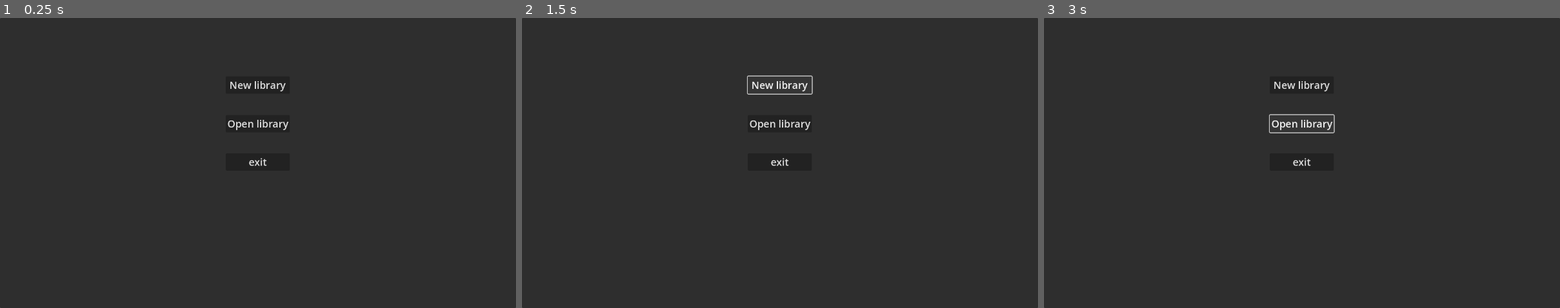
Above: before the commit, frames 1-3 (left to right).
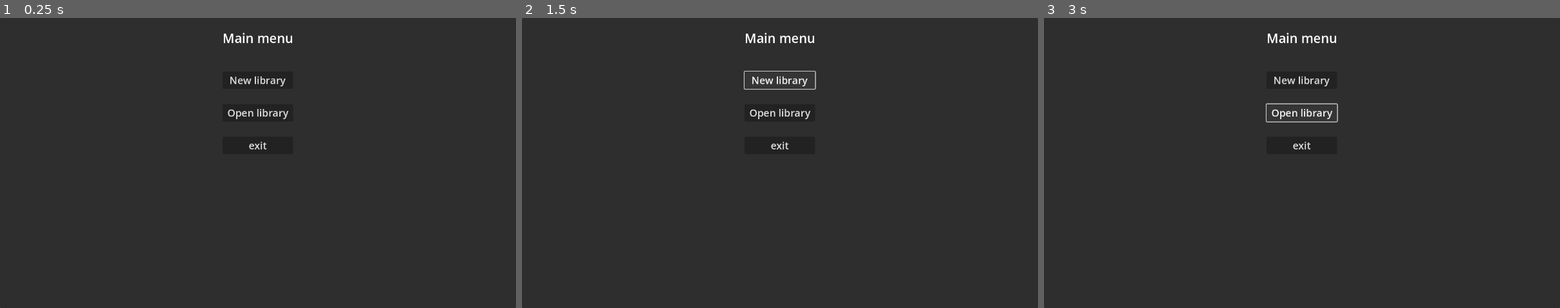
Above: after the commit, the same moments.

Repository: ZisElite/cmtl
Game: Godot game, scene res://Scenes/main menu.tscn
The game is run twice, just before and just after one commit, with the same random seed, the same clock (stepped at 60 frames per second) and the same inputs. Before the commit the project starts from res://Nodes/main.tscn.
Inputs:
- Up to frame 1 (0.25 s): no input
- Up to frame 2 (1.5 s): click "Open library" at 0.5 s; click "New library" at 1.25 s
- Up to frame 3 (3 s): click "New library" at 2 s; click "Open library" at 2.75 s

The runs differ from the first frame. In frame 1, 0.8% of the frame differs, in the area x 43-57%, y 5-52%; in frame 2, 1.0%; in frame 3, 1.0%.

Commit message:
design document and more ui

Diff:
--- a/godot/Nodes/main.tscn
+++ /dev/null
@@ -1,124 +0,0 @@
-[gd_scene load_steps=5 format=3 uid="uid://b2la86bb5gu37"]
-
-[ext_resource type="Script" path="res://Scripts/Control.gd" id="1_bwlr8"]
-[ext_resource type="Theme" uid="uid://b8hv5kksxk64c" path="res://menu theme.tres" id="2_eyusp"]
-[ext_resource type="Script" path="res://Scripts/new.gd" id="3_4g715"]
-[ext_resource type="Script" path="res://Scripts/exit.gd" id="3_s8q0k"]
-
-[node name="main menu" type="Control"]
-layout_mode = 3
-anchors_preset = 15
-anchor_right = 1.0
-anchor_bottom = 1.0
-grow_horizontal = 2
-grow_vertical = 2
-script = ExtResource("1_bwlr8")
-
-[node name="background" type="Panel" parent="."]
-layout_mode = 1
-anchors_preset = 15
-anchor_right = 1.0
-anchor_bottom = 1.0
-grow_horizontal = 2
-grow_vertical = 2
-
-[node name="HBoxContainer" type="HBoxContainer" parent="."]
-layout_mode = 2
-anchor_right = 1.0
-anchor_bottom = 1.0
-
-[node name="VSeparator2" type="VSeparator" parent="HBoxContainer"]
-self_modulate = Color(1, 1, 1, 0)
-layout_mode = 2
-size_flags_horizontal = 3
-
-[node name="VBoxContainer" type="VBoxContainer" parent="HBoxContainer"]
-layout_mode = 2
-size_flags_horizontal = 3
-size_flags_stretch_ratio = 0.0
-alignment = 1
-
-[node name="HSeparator6" type="HSeparator" parent="HBoxContainer/VBoxContainer"]
-self_modulate = Color(1, 1, 1, 0)
-layout_mode = 2
-size_flags_vertical = 3
-
-[node name="HSeparator7" type="HSeparator" parent="HBoxContainer/VBoxContainer"]
-self_modulate = Color(1, 1, 1, 0)
-layout_mode = 2
-size_flags_vertical = 3
-
-[node name="HSeparator8" type="HSeparator" parent="HBoxContainer/VBoxContainer"]
-self_modulate = Color(1, 1, 1, 0)
-layout_mode = 2
-size_flags_vertical = 3
-
-[node name="new" type="Button" parent="HBoxContainer/VBoxContainer"]
-custom_minimum_size = Vector2(100, 35)
-layout_mode = 2
-theme = ExtResource("2_eyusp")
-text = "New library"
-script = ExtResource("3_4g715")
-
-[node name="HSeparator2" type="HSeparator" parent="HBoxContainer/VBoxContainer"]
-self_modulate = Color(1, 1, 1, 0)
-layout_mode = 2
-size_flags_vertical = 3
-
-[node name="open" type="Button" parent="HBoxContainer/VBoxContainer"]
-custom_minimum_size = Vector2(100, 35)
-layout_mode = 2
-theme = ExtResource("2_eyusp")
-text = "Open library"
-
-[node name="HSeparator" type="HSeparator" parent="HBoxContainer/VBoxContainer"]
-self_modulate = Color(1, 1, 1, 0)
-layout_mode = 2
-size_flags_vertical = 3
-
-[node name="exit" type="Button" parent="HBoxContainer/VBoxContainer"]
-custom_minimum_size = Vector2(100, 35)
-layout_mode = 2
-theme = ExtResource("2_eyusp")
-text = "exit"
-script = ExtResource("3_s8q0k")
-
-[node name="HSeparator3" type="HSeparator" parent="HBoxContainer/VBoxContainer"]
-self_modulate = Color(1, 1, 1, 0)
-layout_mode = 2
-size_flags_vertical = 3
-
-[node name="HSeparator9" type="HSeparator" parent="HBoxContainer/VBoxContainer"]
-self_modulate = Color(1, 1, 1, 0)
-layout_mode = 2
-size_flags_vertical = 3
-
-[node name="HSeparator10" type="HSeparator" parent="HBoxContainer/VBoxContainer"]
-self_modulate = Color(1, 1, 1, 0)
-layout_mode = 2
-size_flags_vertical = 3
-
-[node name="HSeparator11" type="HSeparator" parent="HBoxContainer/VBoxContainer"]
-self_modulate = Color(1, 1, 1, 0)
-layout_mode = 2
-size_flags_vertical = 3
-
-[node name="HSeparator12" type="HSeparator" parent="HBoxContainer/VBoxContainer"]
-self_modulate = Color(1, 1, 1, 0)
-layout_mode = 2
-size_flags_vertical = 3
-
-[node name="HSeparator4" type="HSeparator" parent="HBoxContainer/VBoxContainer"]
-self_modulate = Color(1, 1, 1, 0)
-layout_mode = 2
-size_flags_vertical = 3
-
-[node name="HSeparator5" type="HSeparator" parent="HBoxContainer/VBoxContainer"]
-self_modulate = Color(1, 1, 1, 0)
-layout_mode = 2
-size_flags_vertical = 3
-
-[node name="VSeparator" type="VSeparator" parent="HBoxContainer"]
-self_modulate = Color(1, 1, 1, 0)
-layout_mode = 2
-size_flags_horizontal = 3
--- /dev/null
+++ b/godot/Scenes/main menu.tscn
@@ -0,0 +1,100 @@
+[gd_scene load_steps=6 format=3 uid="uid://b2la86bb5gu37"]
+
+[ext_resource type="LabelSettings" uid="uid://d064cbwfl1ber" path="res://top labels.tres" id="2_2pok8"]
+[ext_resource type="Theme" uid="uid://b8hv5kksxk64c" path="res://menu theme.tres" id="2_p48bp"]
+[ext_resource type="Script" path="res://Scripts/new.gd" id="3_iiie8"]
+[ext_resource type="Script" path="res://Scripts/exit.gd" id="4_rm0im"]
+[ext_resource type="Script" path="res://Scripts/open.gd" id="4_xcua2"]
+
+[node name="main menu" type="Control"]
+layout_mode = 3
+anchors_preset = 15
+anchor_right = 1.0
+anchor_bottom = 1.0
+grow_horizontal = 2
+grow_vertical = 2
+
+[node name="background" type="Panel" parent="."]
+layout_mode = 1
+anchors_preset = 15
+anchor_right = 1.0
+anchor_bottom = 1.0
+grow_horizontal = 2
+grow_vertical = 2
+
+[node name="ScrollContainer" type="ScrollContainer" parent="."]
+layout_mode = 1
+anchors_preset = -1
+anchor_right = 1.0
+anchor_bottom = 1.0
+
+[node name="HBoxContainer" type="HBoxContainer" parent="ScrollContainer"]
+layout_mode = 2
+size_flags_horizontal = 3
+size_flags_vertical = 3
+
+[node name="VSeparator2" type="VSeparator" parent="ScrollContainer/HBoxContainer"]
+self_modulate = Color(1, 1, 1, 0)
+layout_mode = 2
+size_flags_horizontal = 3
+
+[node name="VBoxContainer" type="VBoxContainer" parent="ScrollContainer/HBoxContainer"]
+layout_mode = 2
+size_flags_horizontal = 3
+size_flags_stretch_ratio = 0.0
+alignment = 1
+
+[node name="Label" type="Label" parent="ScrollContainer/HBoxContainer/VBoxContainer"]
+custom_minimum_size = Vector2(0, 100)
+layout_mode = 2
+size_flags_horizontal = 3
+text = "Main menu"
+label_settings = ExtResource("2_2pok8")
+horizontal_alignment = 1
+vertical_alignment = 1
+
+[node name="HSeparator5" type="HSeparator" parent="ScrollContainer/HBoxContainer/VBoxContainer"]
+self_modulate = Color(1, 1, 1, 0)
+custom_minimum_size = Vector2(0, 25)
+layout_mode = 2
+
+[node name="new" type="Button" parent="ScrollContainer/HBoxContainer/VBoxContainer"]
+custom_minimum_size = Vector2(100, 35)
+layout_mode = 2
+theme = ExtResource("2_p48bp")
+text = "New library"
+script = ExtResource("3_iiie8")
+
+[node name="HSeparator2" type="HSeparator" parent="ScrollContainer/HBoxContainer/VBoxContainer"]
+self_modulate = Color(1, 1, 1, 0)
+custom_minimum_size = Vector2(0, 30)
+layout_mode = 2
+
+[node name="open" type="Button" parent="ScrollContainer/HBoxContainer/VBoxContainer"]
+custom_minimum_size = Vector2(100, 35)
+layout_mode = 2
+theme = ExtResource("2_p48bp")
+text = "Open library"
+script = ExtResource("4_xcua2")
+
+[node name="HSeparator" type="HSeparator" parent="ScrollContainer/HBoxContainer/VBoxContainer"]
+self_modulate = Color(1, 1, 1, 0)
+custom_minimum_size = Vector2(0, 30)
+layout_mode = 2
+
+[node name="exit" type="Button" parent="ScrollContainer/HBoxContainer/VBoxContainer"]
+custom_minimum_size = Vector2(100, 35)
+layout_mode = 2
+theme = ExtResource("2_p48bp")
+text = "exit"
+script = ExtResource("4_rm0im")
+
+[node name="HSeparator3" type="HSeparator" parent="ScrollContainer/HBoxContainer/VBoxContainer"]
+self_modulate = Color(1, 1, 1, 0)
+layout_mode = 2
+size_flags_vertical = 3
+
+[node name="VSeparator" type="VSeparator" parent="ScrollContainer/HBoxContainer"]
+self_modulate = Color(1, 1, 1, 0)
+layout_mode = 2
+size_flags_horizontal = 3
--- /dev/null
+++ b/godot/Scenes/main.tscn
@@ -0,0 +1,26 @@
+[gd_scene load_steps=5 format=3 uid="uid://dofje3xyn7dne"]
+
+[ext_resource type="Script" path="res://Scripts/Control.gd" id="1_xmm6q"]
+[ext_resource type="PackedScene" uid="uid://b2la86bb5gu37" path="res://Scenes/main menu.tscn" id="2_orct6"]
+[ext_resource type="PackedScene" uid="uid://bckxsuw6k70xo" path="res://Scenes/new library.tscn" id="3_7cocm"]
+[ext_resource type="PackedScene" uid="uid://4xushpiwxg2w" path="res://Scenes/open library.tscn" id="4_85s5m"]
+
+[node name="main" type="Control"]
+layout_mode = 3
+anchors_preset = 15
+anchor_right = 1.0
+anchor_bottom = 1.0
+grow_horizontal = 2
+grow_vertical = 2
+script = ExtResource("1_xmm6q")
+
+[node name="main menu" parent="." instance=ExtResource("2_orct6")]
+layout_mode = 1
+
+[node name="new library" parent="." instance=ExtResource("3_7cocm")]
+visible = false
+layout_mode = 1
+
+[node name="open library" parent="." instance=ExtResource("4_85s5m")]
+visible = false
+layout_mode = 1
--- /dev/null
+++ b/godot/Scenes/new library.tscn
@@ -0,0 +1,102 @@
+[gd_scene load_steps=4 format=3 uid="uid://bckxsuw6k70xo"]
+
+[ext_resource type="Script" path="res://Scripts/Control.gd" id="1_jrh41"]
+[ext_resource type="LabelSettings" uid="uid://d064cbwfl1ber" path="res://top labels.tres" id="2_5bwbx"]
+[ext_resource type="Theme" uid="uid://b8hv5kksxk64c" path="res://menu theme.tres" id="3_tciqu"]
+
+[node name="new library" type="Control"]
+layout_mode = 3
+anchors_preset = 15
+anchor_right = 1.0
+anchor_bottom = 1.0
+grow_horizontal = 2
+grow_vertical = 2
+script = ExtResource("1_jrh41")
+
+[node name="background" type="Panel" parent="."]
+layout_mode = 1
+anchors_preset = 15
+anchor_right = 1.0
+anchor_bottom = 1.0
+grow_horizontal = 2
+grow_vertical = 2
+
+[node name="ScrollContainer" type="ScrollContainer" parent="."]
+layout_mode = 1
+anchors_preset = -1
+anchor_right = 1.0
+anchor_bottom = 1.0
+
+[node name="HBoxContainer" type="HBoxContainer" parent="ScrollContainer"]
+layout_mode = 2
+size_flags_horizontal = 3
+size_flags_vertical = 3
+
+[node name="VSeparator2" type="VSeparator" parent="ScrollContainer/HBoxContainer"]
+self_modulate = Color(1, 1, 1, 0)
+layout_mode = 2
+size_flags_horizontal = 3
+
+[node name="VBoxContainer" type="VBoxContainer" parent="ScrollContainer/HBoxContainer"]
+layout_mode = 2
+size_flags_horizontal = 3
+size_flags_stretch_ratio = 0.0
+alignment = 1
+
+[node name="Label" type="Label" parent="ScrollContainer/HBoxContainer/VBoxContainer"]
+custom_minimum_size = Vector2(0, 100)
+layout_mode = 2
+size_flags_horizontal = 3
+text = "New Library"
+label_settings = ExtResource("2_5bwbx")
+horizontal_alignment = 1
+vertical_alignment = 1
+
+[node name="HSeparator5" type="HSeparator" parent="ScrollContainer/HBoxContainer/VBoxContainer"]
+self_modulate = Color(1, 1, 1, 0)
+custom_minimum_size = Vector2(0, 25)
+layout_mode = 2
+
+[node name="TextEdit" type="TextEdit" parent="ScrollContainer/HBoxContainer/VBoxContainer"]
+custom_minimum_size = Vector2(0, 35)
+layout_mode = 2
+theme = ExtResource("3_tciqu")
+placeholder_text = "Library name..."
+context_menu_enabled = false
+shortcut_keys_enabled = false
+drag_and_drop_selection_enabled = false
+
+[node name="HSeparator2" type="HSeparator" parent="ScrollContainer/HBoxContainer/VBoxContainer"]
+self_modulate = Color(1, 1, 1, 0)
+custom_minimum_size = Vector2(0, 30)
+layout_mode = 2
+
+[node name="HBoxContainer" type="HBoxContainer" parent="ScrollContainer/HBoxContainer/VBoxContainer"]
+layout_mode = 2
+
+[node name="confirm" type="Button" parent="ScrollContainer/HBoxContainer/VBoxContainer/HBoxContainer"]
+custom_minimum_size = Vector2(150, 35)
+layout_mode = 2
+theme = ExtResource("3_tciqu")
+text = "Confirm"
+
+[node name="VSeparator" type="VSeparator" parent="ScrollContainer/HBoxContainer/VBoxContainer/HBoxContainer"]
+self_modulate = Color(1, 1, 1, 0)
+custom_minimum_size = Vector2(10, 0)
+layout_mode = 2
+
+[node name="cancel" type="Button" parent="ScrollContainer/HBoxContainer/VBoxContainer/HBoxContainer"]
+custom_minimum_size = Vector2(150, 35)
+layout_mode = 2
+theme = ExtResource("3_tciqu")
+text = "Cancel"
+
+[node name="HSeparator3" type="HSeparator" parent="ScrollContainer/HBoxContainer/VBoxContainer"]
+self_modulate = Color(1, 1, 1, 0)
+layout_mode = 2
+size_flags_vertical = 3
+
+[node name="VSeparator" type="VSeparator" parent="ScrollContainer/HBoxContainer"]
+self_modulate = Color(1, 1, 1, 0)
+layout_mode = 2
+size_flags_horizontal = 3
--- /dev/null
+++ b/godot/Scenes/open library.tscn
@@ -0,0 +1,108 @@
+[gd_scene load_steps=4 format=3 uid="uid://4xushpiwxg2w"]
+
+[ext_resource type="Script" path="res://Scripts/Control.gd" id="1_jrh41"]
+[ext_resource type="LabelSettings" uid="uid://d064cbwfl1ber" path="res://top labels.tres" id="2_5bwbx"]
+[ext_resource type="Theme" uid="uid://b8hv5kksxk64c" path="res://menu theme.tres" id="3_tciqu"]
+
+[node name="open library" type="Control"]
+layout_mode = 3
+anchors_preset = 15
+anchor_right = 1.0
+anchor_bottom = 1.0
+grow_horizontal = 2
+grow_vertical = 2
+script = ExtResource("1_jrh41")
+
+[node name="background" type="Panel" parent="."]
+layout_mode = 1
+anchors_preset = 15
+anchor_right = 1.0
+anchor_bottom = 1.0
+grow_horizontal = 2
+grow_vertical = 2
+
+[node name="ScrollContainer" type="ScrollContainer" parent="."]
+layout_mode = 1
+anchors_preset = -1
+anchor_right = 1.0
+anchor_bottom = 1.0
+
+[node name="HBoxContainer" type="HBoxContainer" parent="ScrollContainer"]
+layout_mode = 2
+size_flags_horizontal = 3
+size_flags_vertical = 3
+alignment = 1
+
+[node name="VSeparator2" type="VSeparator" parent="ScrollContainer/HBoxContainer"]
+self_modulate = Color(1, 1, 1, 0)
+custom_minimum_size = Vector2(200, 0)
+layout_mode = 2
+
+[node name="VBoxContainer" type="VBoxContainer" parent="ScrollContainer/HBoxContainer"]
+layout_mode = 2
+size_flags_horizontal = 3
+size_flags_stretch_ratio = 0.0
+alignment = 1
+
+[node name="Label" type="Label" parent="ScrollContainer/HBoxContainer/VBoxContainer"]
+custom_minimum_size = Vector2(0, 100)
+layout_mode = 2
+size_flags_horizontal = 3
+text = "Libraries"
+label_settings = ExtResource("2_5bwbx")
+horizontal_alignment = 1
+vertical_alignment = 1
+
+[node name="libraries container" type="ScrollContainer" parent="ScrollContainer/HBoxContainer/VBoxContainer"]
+custom_minimum_size = Vector2(300, 0)
+layout_mode = 2
+size_flags_vertical = 3
+
+[node name="background2" type="Panel" parent="ScrollContainer/HBoxContainer/VBoxContainer/libraries container"]
+layout_mode = 2
+size_flags_horizontal = 3
+size_flags_vertical = 3
+
+[node name="libraries" type="VBoxContainer" parent="ScrollContainer/HBoxContainer/VBoxContainer/libraries container"]
+layout_mode = 2
+size_flags_horizontal = 3
+size_flags_vertical = 3
+
+[node name="HSeparator" type="HSeparator" parent="ScrollContainer/HBoxContainer/VBoxContainer/libraries container/libraries"]
+layout_mode = 2
+
+[node name="HSeparator2" type="HSeparator" parent="ScrollContainer/HBoxContainer/VBoxContainer"]
+self_modulate = Color(1, 1, 1, 0)
+custom_minimum_size = Vector2(0, 30)
+layout_mode = 2
+
+[node name="HBoxContainer" type="HBoxContainer" parent="ScrollContainer/HBoxContainer/VBoxContainer"]
+layout_mode = 2
+
+[node name="Open" type="Button" parent="ScrollContainer/HBoxContainer/VBoxContainer/HBoxContainer"]
+custom_minimum_size = Vector2(150, 35)
+layout_mode = 2
+theme = ExtResource("3_tciqu")
+text = "Open
+"
+
+[node name="VSeparator" type="VSeparator" parent="ScrollContainer/HBoxContainer/VBoxContainer/HBoxContainer"]
+self_modulate = Color(1, 1, 1, 0)
+custom_minimum_size = Vector2(10, 0)
+layout_mode = 2
+
+[node name="cancel" type="Button" parent="ScrollContainer/HBoxContainer/VBoxContainer/HBoxContainer"]
+custom_minimum_size = Vector2(150, 35)
+layout_mode = 2
+theme = ExtResource("3_tciqu")
+text = "Cancel"
+
+[node name="HSeparator3" type="HSeparator" parent="ScrollContainer/HBoxContainer/VBoxContainer"]
+self_modulate = Color(1, 1, 1, 0)
+custom_minimum_size = Vector2(0, 100)
+layout_mode = 2
+
+[node name="VSeparator" type="VSeparator" parent="ScrollContainer/HBoxContainer"]
+self_modulate = Color(1, 1, 1, 0)
+custom_minimum_size = Vector2(200, 0)
+layout_mode = 2
--- a/godot/Scripts/new.gd
+++ b/godot/Scripts/new.gd
@@ -1,7 +1,6 @@
 extends Button
 
 
-# Called when the node enters the scene tree for the first time.
 func _ready():
 	pressed.connect(self._new_library)
 
--- /dev/null
+++ b/godot/Scripts/open.gd
@@ -0,0 +1,11 @@
+extends Button
+
+
+
+func _ready():
+	pressed.connect(self._open_library)
+
+
+
+func _open_library():
+	pass
--- a/godot/project.godot
+++ b/godot/project.godot
@@ -11,7 +11,7 @@
 [application]
 
 config/name="cmtl"
-run/main_scene="res://Nodes/main.tscn"
+run/main_scene="res://Scenes/main menu.tscn"
 config/features=PackedStringArray("4.1", "Mobile")
 config/icon="res://icon.svg"
 
@@ -19,7 +19,3 @@
 
 window/size/viewport_width=1280
 window/size/viewport_height=720
-
-[rendering]
-
-renderer/rendering_method="mobile"
--- /dev/null
+++ b/godot/top labels.tres
@@ -0,0 +1,7 @@
+[gd_resource type="LabelSettings" load_steps=2 format=3 uid="uid://d064cbwfl1ber"]
+
+[ext_resource type="SystemFont" uid="uid://dgtlj40ebr44k" path="res://font.tres" id="1_ikaah"]
+
+[resource]
+font = ExtResource("1_ikaah")
+font_size = 32
Not shown, added: godot/addons/godot-sqlite/godot-sqlite.gd
Not shown, added: godot/addons/godot-sqlite/plugin.cfg
Not shown, added: Design document.docx
Not shown, added: godot/addons/godot-sqlite/LICENSE.md
Not shown, added: godot/addons/godot-sqlite/bin/libgdsqlite.android.template_debug.arm64.so
Not shown, added: godot/addons/godot-sqlite/bin/libgdsqlite.android.template_debug.x86_64.so
Not shown, added: godot/addons/godot-sqlite/bin/libgdsqlite.android.template_release.arm64.so
Not shown, added: godot/addons/godot-sqlite/bin/libgdsqlite.android.template_release.x86_64.so
Not shown, added: godot/addons/godot-sqlite/bin/libgdsqlite.ios.template_debug.arm64.dylib
Not shown, added: godot/addons/godot-sqlite/bin/libgdsqlite.ios.template_release.arm64.dylib
Not shown, added: godot/addons/godot-sqlite/bin/libgdsqlite.linux.template_debug.x86_64.so
Not shown, added: godot/addons/godot-sqlite/bin/libgdsqlite.linux.template_release.x86_64.so
(and 6 more such lines)
